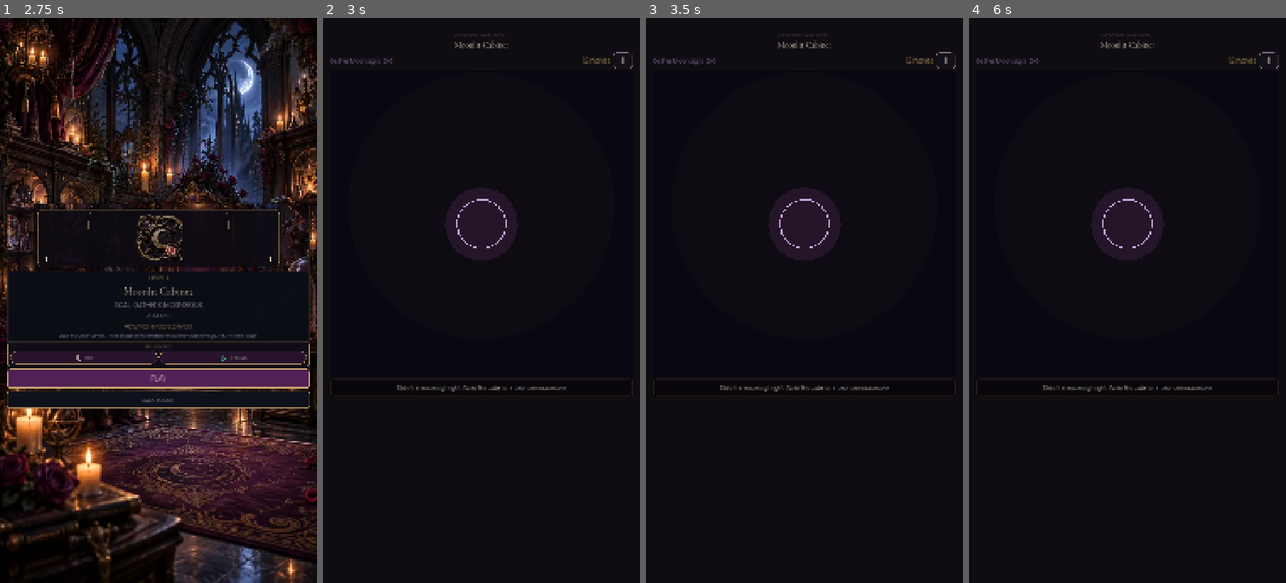
Above: before the commit, frames 1-4 (left to right).
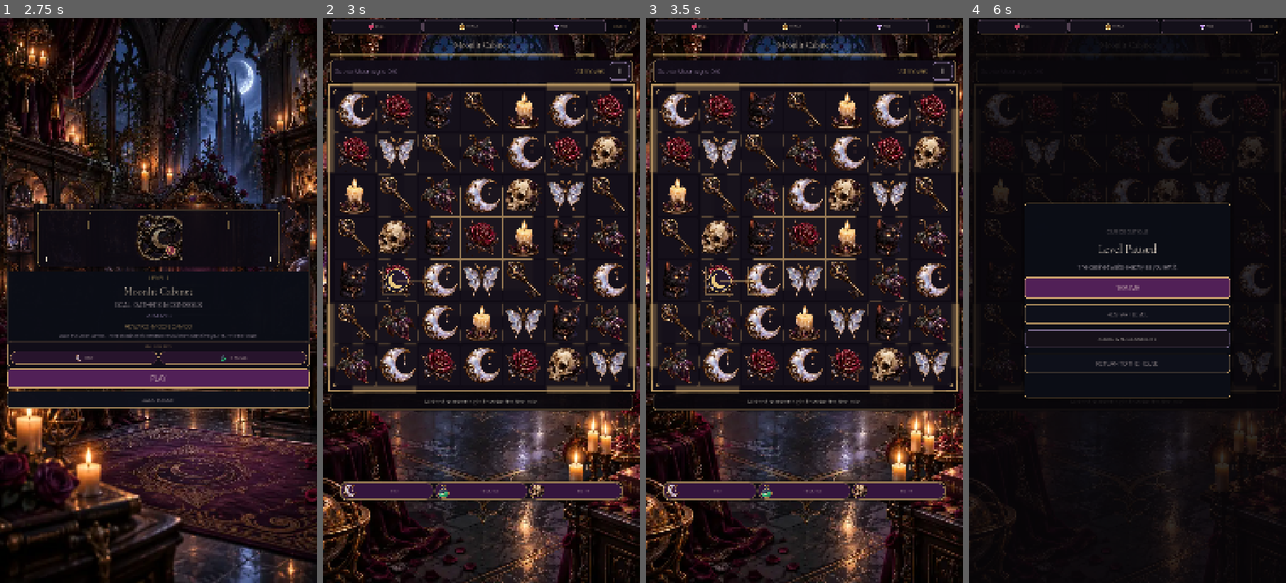
Above: after the commit, the same moments.

Repository: Jay-prodesign/akilta-match3
Game: Godot game, scene res://src/app/app_bootstrap.tscn
Same seed, same stepped clock (60 frames per second), same inputs: the game is played once before the commit and once after it.
Inputs (mouse positions are in pixels of both pictures, inside the frame that each line leads up to):
- Up to frame 1 (2.75 s): click "ENTER THE HOUSE" at 0.5 s; click "ENTER CURIO BOUTIQUE" at 1.25 s; click "1" at 2 s
- Up to frame 2 (3 s): click "PLAY" at 2.75 s
- Up to frame 3 (3.5 s): no input
- Up to frame 4 (6 s): click (1222, 492) at 3.5 s, where only the run after the commit has a clickable "RETRY"; click (1222, 492) at 4.25 s, where only the run after the commit has a clickable "RETRY"; click (1222, 492) at 5 s, where only the run after the commit has a clickable "RETRY"; click "Ⅱ" at 5.75 s

Frame 1 is identical in both runs. In frame 2, 40% of the frame differs, in the area x 0-100%, y 0-100%; in frame 3, 40%; in frame 4, 9.5%.
Error before the commit: Parse Error: Identifier "RewardRevealFx" not declared in the current scope. (res://src/ui/gameplay/gameplay_screen.gd:419)

Commit message:
Bind S06 reward reveal VFX script

Diff:
--- a/src/ui/gameplay/gameplay_screen.gd
+++ b/src/ui/gameplay/gameplay_screen.gd
@@ -16,6 +16,7 @@
 const MoveFinder = preload("res://src/match3/domain/move_finder.gd")
 const PieceAssetLoader = preload("res://src/match3/presentation/piece_asset_loader.gd")
 const ScreenArt = preload("res://src/ui/shared/screen_art_registry.gd")
+const RewardRevealFx = preload("res://src/ui/shared/reward_reveal_fx.gd")
 const MoveResolver = preload("res://src/match3/domain/move_resolver.gd")
 const HapticsController = preload("res://src/feedback/haptics_controller.gd")
 const KENNEY_DIVIDER_PATH := "res://assets/candidate/third_party/kenney/fantasy-ui-borders/divider-004.png"
